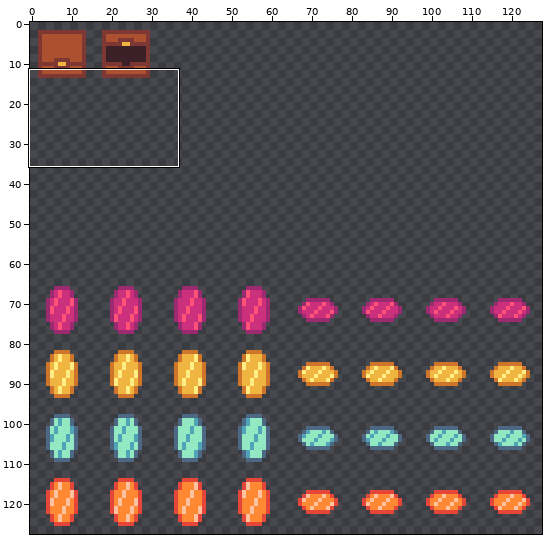
Edited in one commit: sprite sheet (Resources/Textures/objects.png). The picture above shows the old version from afar; the outline marks the close-up.
Close-up. First the earlier version:
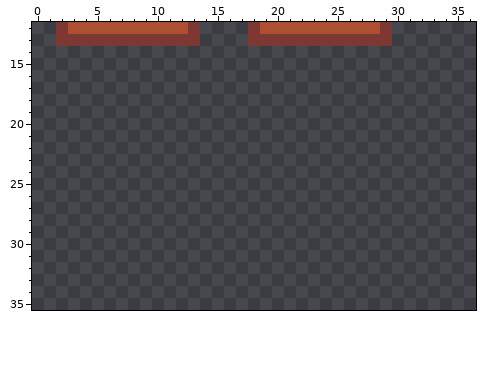
The file is 128x128 pixels. Shown: x 0..36, y 12..35.
After:
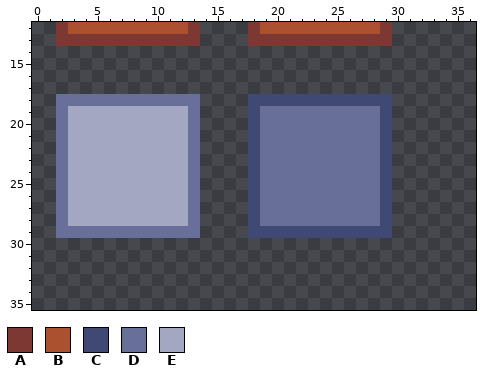
Palette (. is transparent): A #7d3833  B #ab5130  C #404973  D #686f99  E #a3a7c2
Message: Added pressure plate
Edits made:
@@ x 0..36 @@
 17 .....................................
-18 .....................................
-19 .....................................
-20 .....................................
-21 .....................................
-22 .....................................
-23 .....................................
-24 .....................................
-25 .....................................
-26 .....................................
-27 .....................................
-28 .....................................
-29 .....................................
+18 ..DDDDDDDDDDDD....CCCCCCCCCCCC.......
+19 ..DEEEEEEEEEED....CDDDDDDDDDDC.......
+20 ..DEEEEEEEEEED....CDDDDDDDDDDC.......
+21 ..DEEEEEEEEEED....CDDDDDDDDDDC.......
+22 ..DEEEEEEEEEED....CDDDDDDDDDDC.......
+23 ..DEEEEEEEEEED....CDDDDDDDDDDC.......
+24 ..DEEEEEEEEEED....CDDDDDDDDDDC.......
+25 ..DEEEEEEEEEED....CDDDDDDDDDDC.......
+26 ..DEEEEEEEEEED....CDDDDDDDDDDC.......
+27 ..DEEEEEEEEEED....CDDDDDDDDDDC.......
+28 ..DEEEEEEEEEED....CDDDDDDDDDDC.......
+29 ..DDDDDDDDDDDD....CCCCCCCCCCCC.......
 30 .....................................
